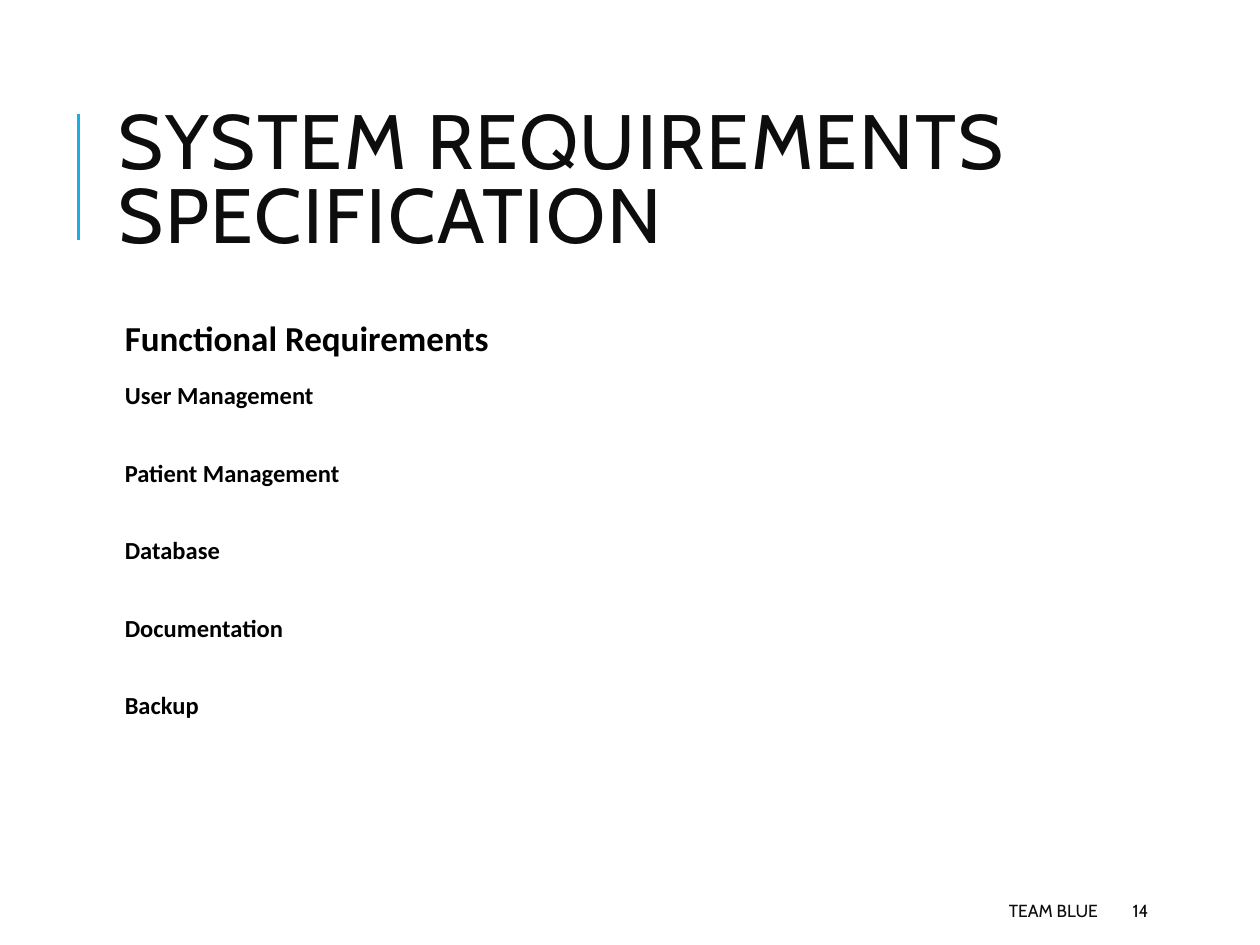
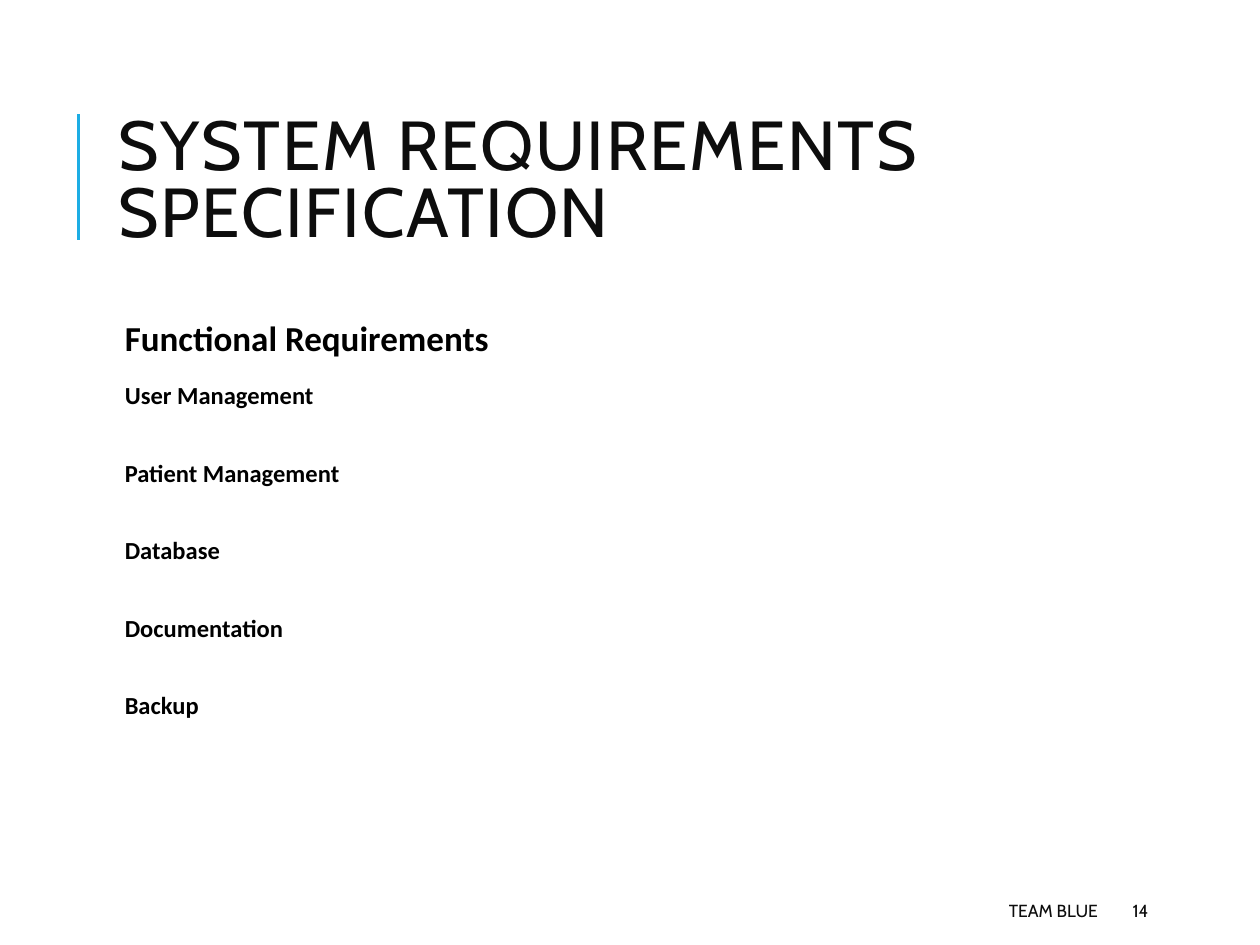
Before and after one commit to Hyferion/ch.bfh.bti7081.s2018.blue, a slide deck: slide 14 of Docs/task02/Task 2.pptx. Drawn at 1260x945 pixels with LibreOffice and Linux fonts; fonts in the diff are those of the drawing. Boxes give left, top, right and bottom in pixels: in the first picture for what was removed or moved away, otherwise in the second. Text is boxed around its words. In the diff, an @@ line names an element or a change of style, - is before the commit and + after.

```diff
--- a/Docs/task02/Task 2.pptx
+++ b/Docs/task02/Task 2.pptx
@@ title "SYSTEM REQUIREMENTS SPECIFICATION" at [118,120,917,238]: size 44 to 39.6 pt @@
```
Also in this commit, not shown: 2 other slides changed.
